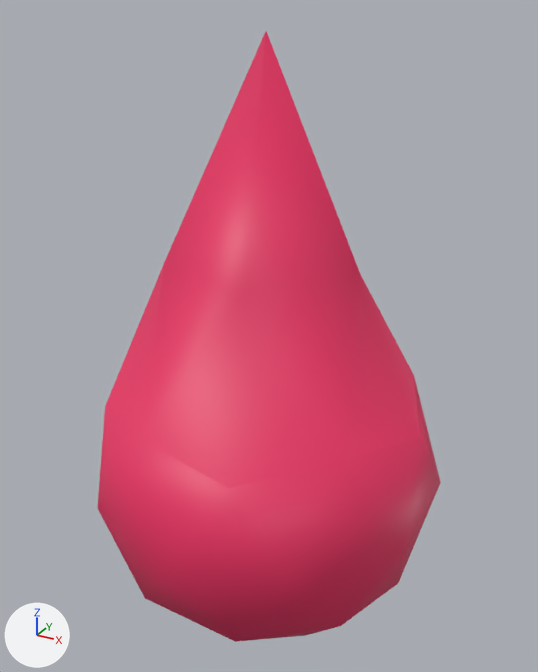
An edit to the glTF model frontend/public/waterdroplet.gltf, drawn before and after from the same camera.
The view is the same before and after, from a 50 mm camera at (1.8, -3.25, 3.45) aimed at (-0.01, 0.05, 1.8). Lighting does not change. The marker at lower left points along +X, +Y and +Z.
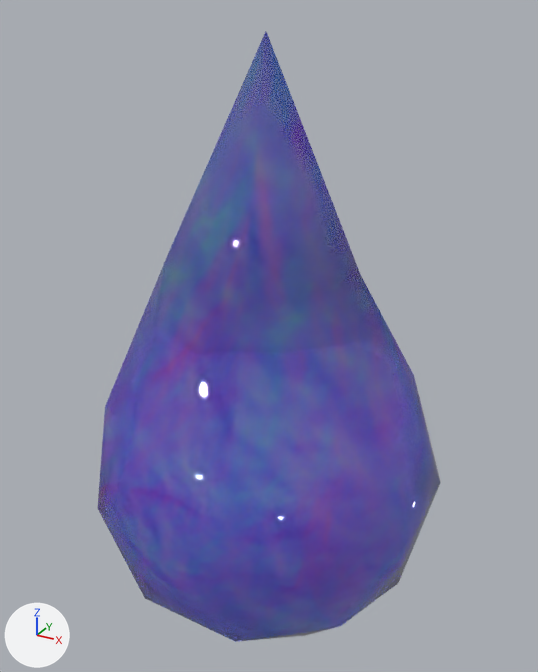
Location of each change, (x1, y1, x2, y2) in pixels of the pictures (538 x 672 px):
'Icosphere', recoloured (red to blue)
    both: (98, 32, 441, 642)

Patch to the scene script:
```diff
--- a/frontend/public/waterdroplet.gltf.py
+++ b/frontend/public/waterdroplet.gltf.py
@@ img_waternormals @@
+img_waternormals = load_image('waternormals', '_unpacked/waternormals', 1024, 1024, 'sRGB')
@@ mat_material_001 @@
+mat_material_001 = principled_material('Material.001')
+mat_material_001.texture = img_waternormals
+mat_material_001.roughness = 0.0
+mat_material_001.transmission_weight = 0.7
@@ me_icosphere @@
 me_icosphere.from_pydata(...)  # 42 vertices, 80 faces; spans x -0.95..0.95, y -1.0..1.0, z -1.0..2.36
-me_icosphere.materials.append(mat_material_002)  # pink #e73063
+me_icosphere.materials.append(mat_material_001)  # picture img_waternormals
```
